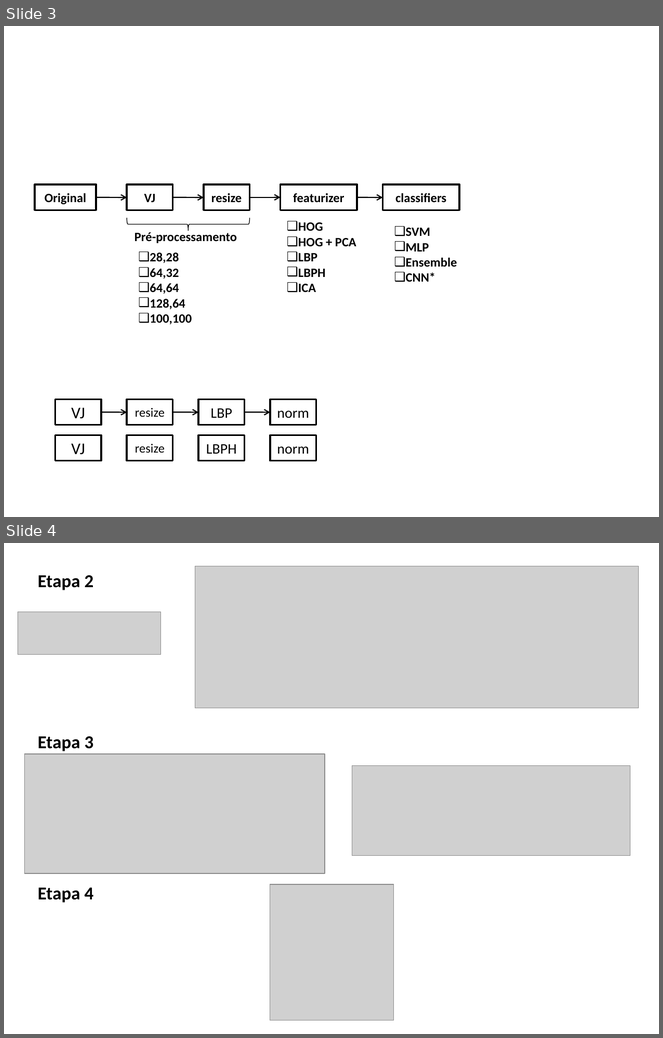
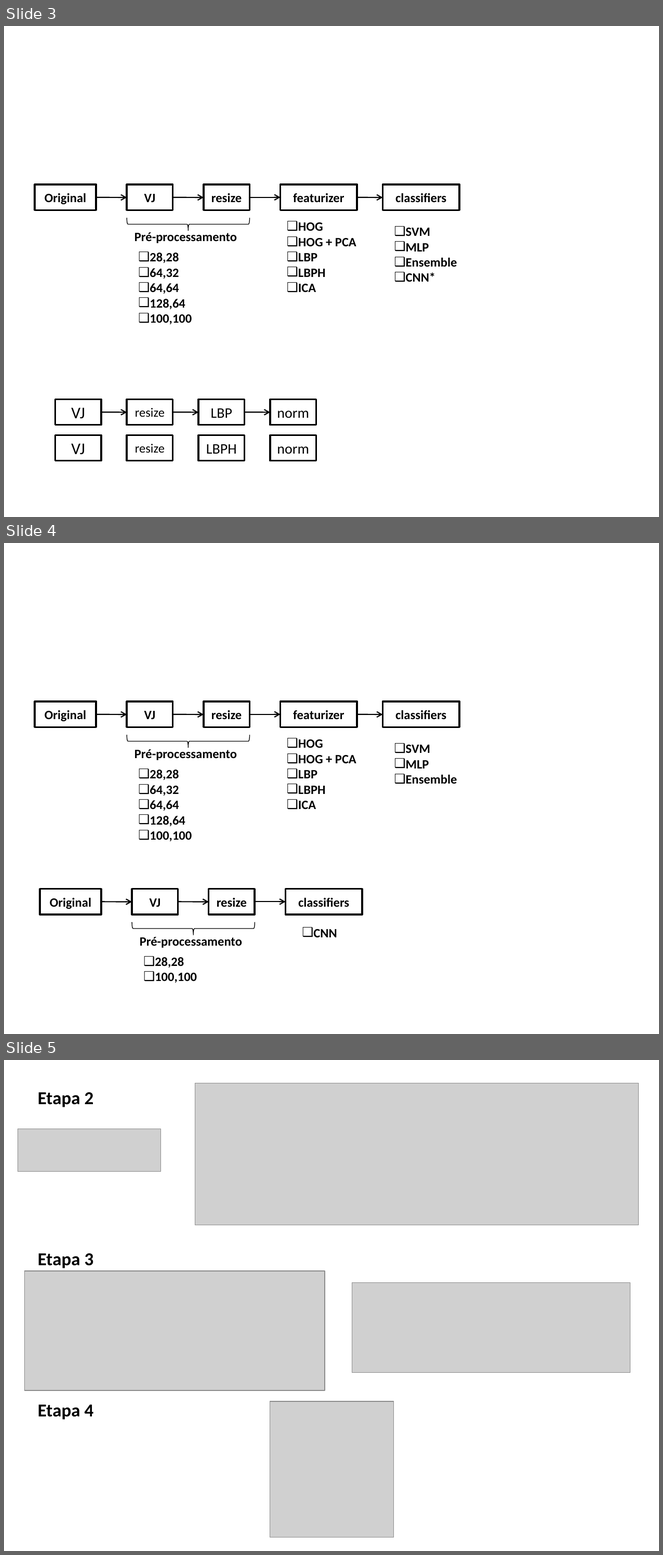
Before and after one commit to bkemmer/custom_cnn, a slide deck: Relatório/imagens/Apresentação1.pptx. Shown one above the other, each under a label of ours: slides 3 and 4 before the commit, slides 3, 4 and 5 after it. The pictures are 663x1038 and 663x1555 pixels, drawn with LibreOffice and Linux fonts; fonts in the diff are those of the drawing; grey boxes stand for pictures. Boxes give left, top, right and bottom in pixels: in the first picture for what was removed or moved away, otherwise in the second. Text is boxed around its words. In the diff, an @@ line names an element or a change of style, - is before the commit and + after.

```diff
--- a/Relatório/imagens/Apresentação1.pptx
+++ b/Relatório/imagens/Apresentação1.pptx
@@ slide 4 added at bbox=[4, 543, 659, 1034], background #FFFFFF @@
@@ rectangle added at bbox=[35, 702, 97, 727], outline #000000 2 pt, 14 pt, text #000000, bold @@
+Original
@@ rectangle added at bbox=[127, 702, 172, 727], outline #000000 2 pt, 14 pt, text #000000, bold @@
+VJ
@@ rectangle added at bbox=[204, 702, 249, 727], outline #000000 2 pt, 14 pt, text #000000, bold @@
+resize
@@ rectangle added at bbox=[281, 702, 357, 727], outline #000000 2 pt, 14 pt, text #000000, bold @@
+featurizer
@@ rectangle added at bbox=[383, 702, 460, 727], outline #000000 2 pt, 14 pt, text #000000, bold @@
+classifiers
@@ arrow added from (97, 715) to (127, 715), #000000 1.25 pt @@
@@ arrow added from (173, 715) to (204, 715), #000000 1.25 pt @@
@@ arrow added from (249, 715) to (281, 715), #000000 1.25 pt @@
@@ arrow added from (357, 715) to (383, 715), #000000 1.25 pt @@
@@ left brace added at bbox=[127, 735, 249, 748], outline #000000 0.75 pt @@
@@ text added at bbox=[298, 740, 357, 809], 14 pt, text #000000, bold @@
+❑ HOG
+❑ HOG + PCA
+❑ LBP
+❑ LBPH
+❑ ICA
@@ text added at bbox=[406, 745, 457, 784], 14 pt, text #000000, bold @@
+❑ SVM
+❑ MLP
+❑ Ensemble
@@ text added at bbox=[135, 748, 237, 760], 14 pt, text #000000, bold @@
+Pré-processamento
@@ text added at bbox=[150, 770, 192, 841], 14 pt, text #000000, bold @@
+❑ 28,28
+❑ 64,32
+❑ 64,64
+❑ 128,64
+❑ 100,100
@@ rectangle added at bbox=[40, 889, 102, 914], outline #000000 2 pt, 14 pt, text #000000, bold @@
+Original
@@ rectangle added at bbox=[132, 889, 178, 914], outline #000000 2 pt, 14 pt, text #000000, bold @@
+VJ
@@ rectangle added at bbox=[208, 889, 254, 914], outline #000000 2 pt, 14 pt, text #000000, bold @@
+resize
@@ rectangle added at bbox=[286, 889, 362, 914], outline #000000 2 pt, 14 pt, text #000000, bold @@
+classifiers
@@ arrow added from (101, 902) to (132, 902), #000000 1.25 pt @@
@@ arrow added from (178, 902) to (208, 902), #000000 1.25 pt @@
@@ arrow added from (255, 902) to (286, 902), #000000 1.25 pt @@
@@ left brace added at bbox=[132, 923, 255, 936], outline #000000 0.75 pt @@
@@ text added at bbox=[313, 929, 337, 938], 14 pt, text #000000, bold @@
+❑ CNN
@@ text added at bbox=[140, 937, 242, 948], 14 pt, text #000000, bold @@
+Pré-processamento
@@ text added at bbox=[155, 957, 197, 983], 14 pt, text #000000, bold @@
+❑ 28,28
+❑ 100,100
@@ what was slide 4 is now slide 5 @@
```
Also in this commit, not shown: 5 other files.
